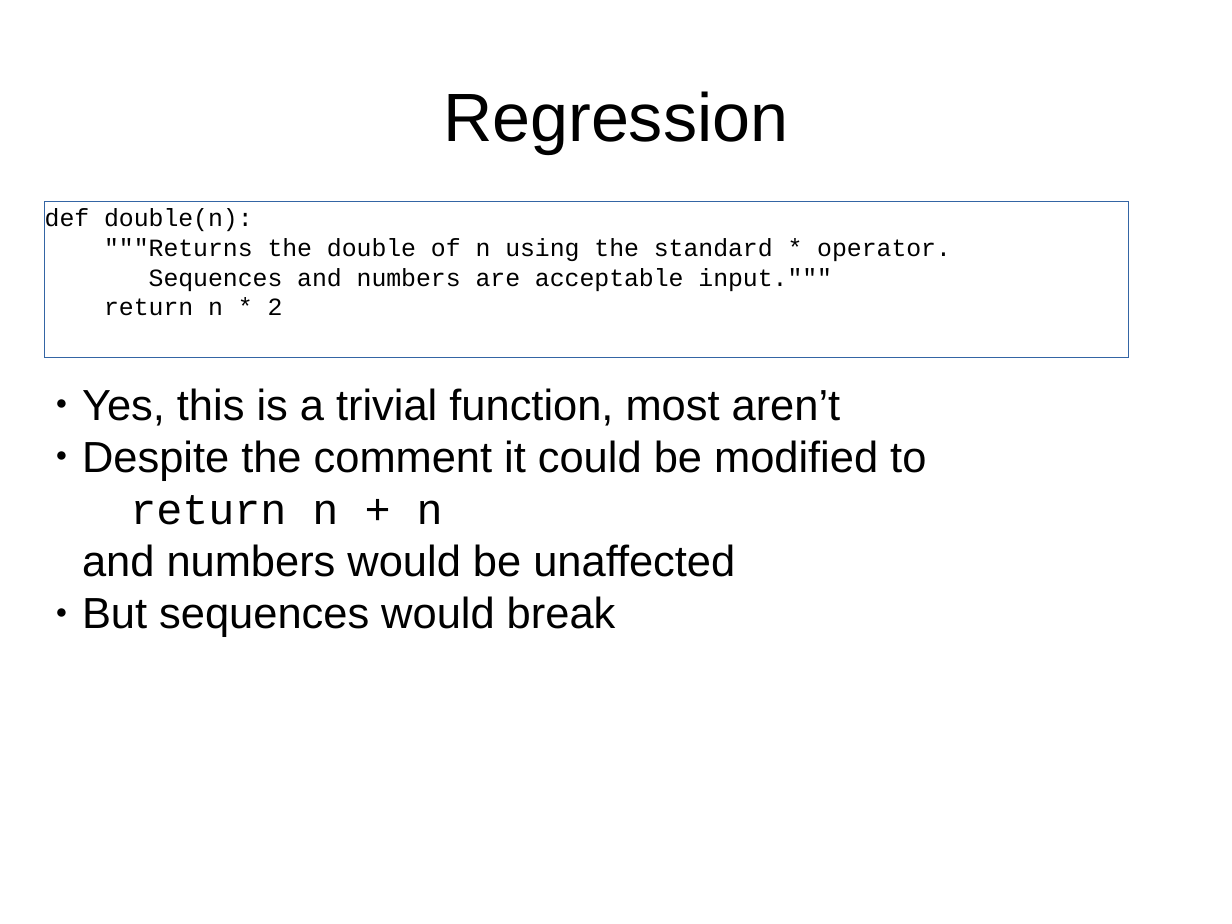
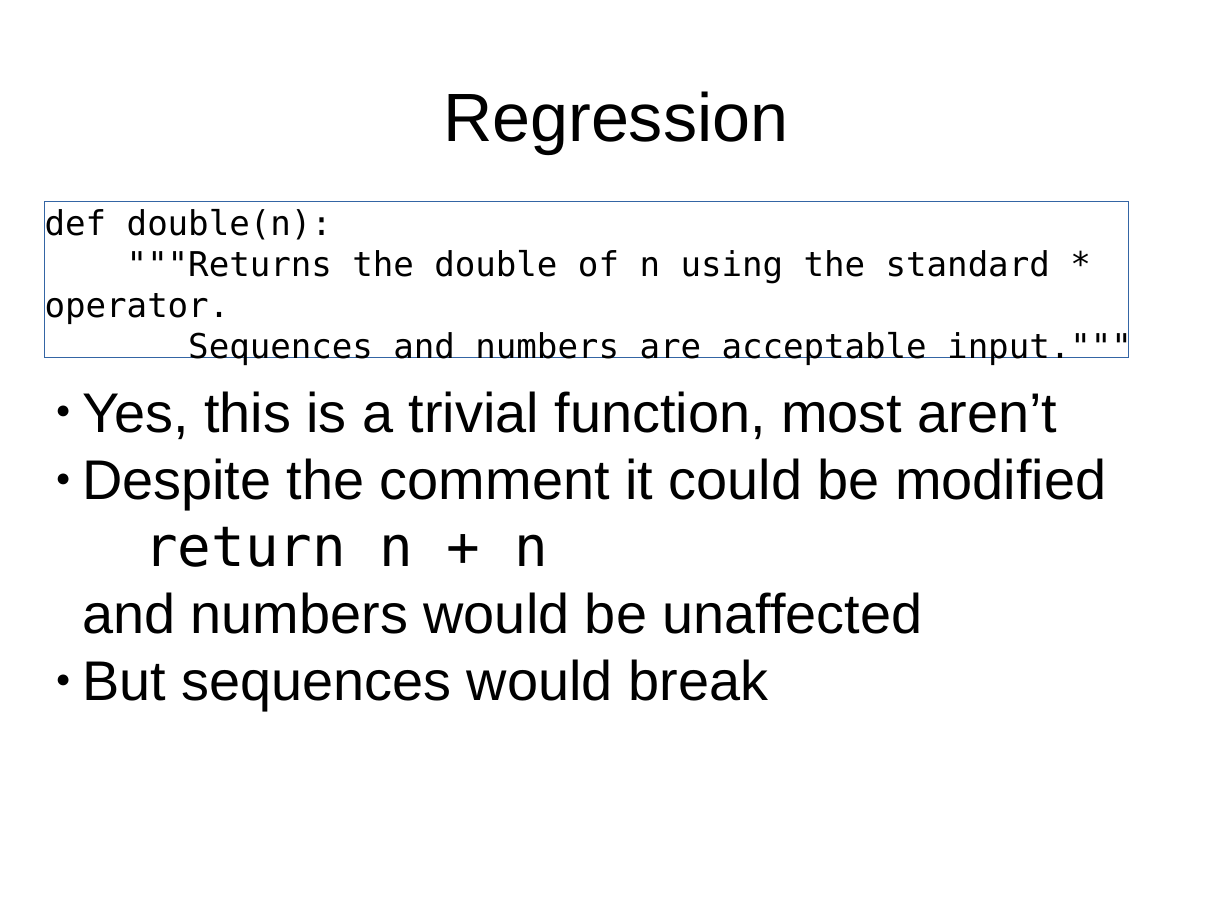
Before and after one commit to mwartell/unittest, a slide deck: slide 6 of unit-testing.odp. Drawn at 1232x924 pixels with LibreOffice and Linux fonts; fonts in the diff are those of the drawing. Boxes give left, top, right and bottom in pixels: in the first picture for what was removed or moved away, otherwise in the second. Text is boxed around its words. In the diff, an @@ line names an element or a change of style, - is before the commit and + after.

```diff
--- a/unit-testing.odp
+++ b/unit-testing.odp
@@ text "def double(n):" at (45,209,1132,407): size 16 to 22 pt, font Courier New to DejaVu Sans Mono @@
@@ text at (82,391,1058,710): size 28 to 36 pt in "Yes, this is a trivial function, most ...", "But sequences would break" @@
@@ text at (82,458,1106,634): text changed; size 28 to 36 pt @@
-● Despite the comment it could be modified to
-  return n + n
-  and numbers would be unaffected
+● Despite the comment it could be modified
+  return n + n
+  and numbers would be unaffected
```
Also in this commit, not shown: 4 other slides changed, 2 slides added, 1 other file.
